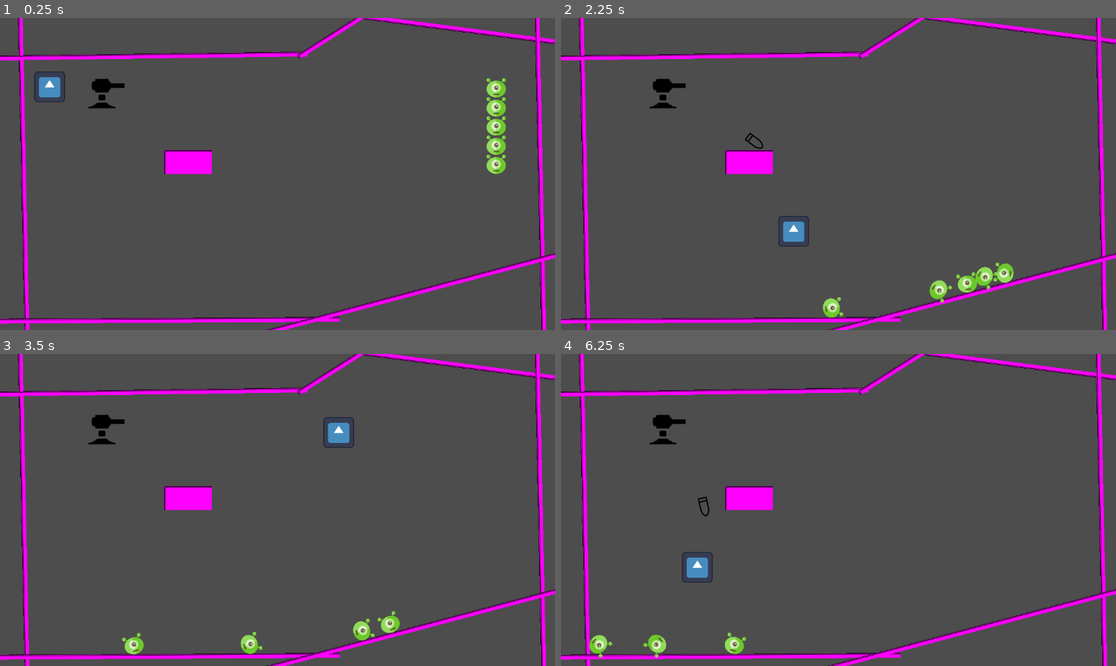
Above: before the commit, frames 1-4 (two rows, left to right).
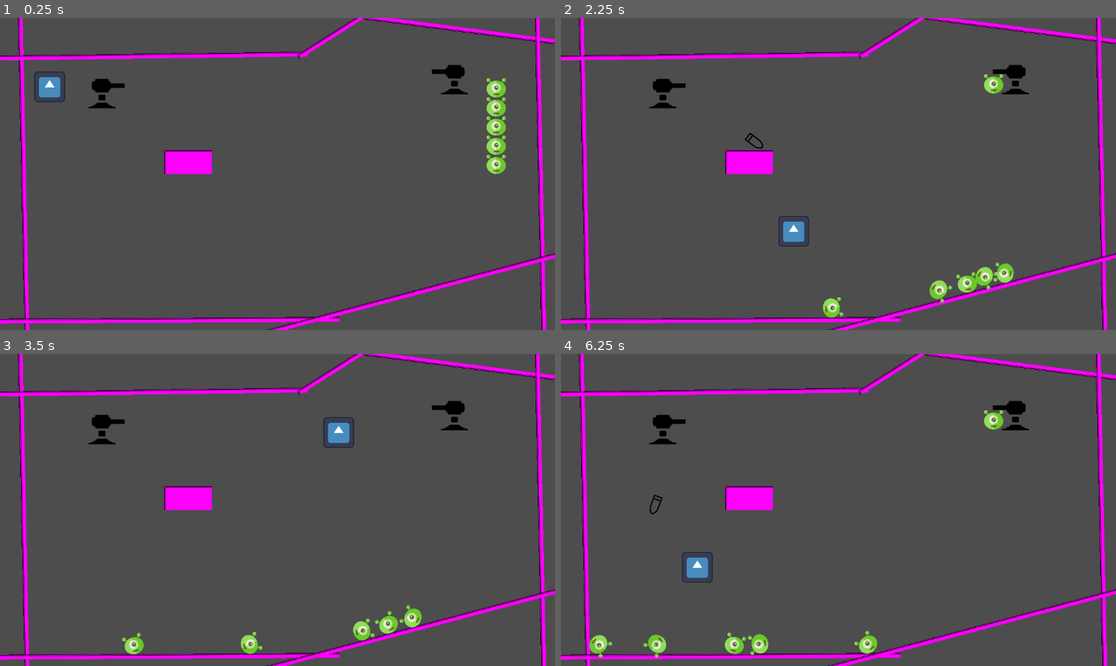
Above: after the commit, the same moments.

Repository: gasbank/godot-llm-yyt
Game: Godot game, scene res://game.tscn
The game is run twice, just before and just after one commit, with the same random seed, the same clock (stepped at 60 frames per second) and the same inputs. The engine's default icon, where the game draws it, is replaced by a stand-in: a white triangle on a blue panel in a dark square.
Inputs (mouse positions are in pixels of both pictures, inside the frame that each line leads up to):
- Up to frame 1 (0.25 s): no input
- Up to frame 2 (2.25 s): tap Enter at 0.5, 0.6, 2.1 s; move the mouse to (960, 158) at 0.52 s; hold D (move_right) 0.53-1.28 s; click (960, 158) at 0.67 s; move the mouse to (727, 189) at 1.27 s; hold S (move_down) 1.28-2.03 s; tap Keypad Enter at 1.35 s; move the mouse to (894, 105) at 2.02 s; hold D (move_right) from 2.03 s (still down)
- Up to frame 3 (3.5 s): move the mouse to (249, 572) at 2.77 s; release D (move_right) at 2.78 s; hold W (move_up) from 2.78 s (still down); tap Keypad Enter at 2.85 s; click (249, 572) at 2.92 s
- Up to frame 4 (6.25 s): move the mouse to (1005, 556) at 3.52 s; release W (move_up) at 3.53 s; hold A (move_left) 3.53-5.03 s; tap Enter at 3.6, 5.1 s; move the mouse to (672, 463) at 4.27 s; tap Keypad Enter at 4.35, 5.85 s; move the mouse to (866, 510) at 5.02 s; hold S (move_down) 5.03-5.78 s; click (866, 510) at 5.17 s; move the mouse to (755, 432) at 5.77 s; hold D (move_right) from 5.78 s (still down)

The runs differ from the first frame. In frame 1, 0.3% of the frame differs, in the area x 77-85%, y 14-25%; in frame 2, 0.4%; in frame 3, 0.6%; in frame 4, 0.9%, in the area x 15-85%, y 14-97%.

Commit message:
enemy가 발사되는 turret

Diff:
--- a/game.tscn
+++ b/game.tscn
@@ -136,3 +136,20 @@
 [node name="SpawnTimer" type="Timer" parent="Turret"]
 wait_time = 2.0
 autostart = true
+
+[node name="Turret2" type="Node2D" parent="."]
+position = Vector2(934, 168)
+scale = Vector2(-1, 1)
+script = ExtResource("8_vef74")
+bullet_prefab = ExtResource("6_ryrav")
+
+[node name="Sprite2D" type="Sprite2D" parent="Turret2"]
+texture = ExtResource("9_hve3p")
+offset = Vector2(0, -40)
+
+[node name="Muzzle" type="Marker2D" parent="Turret2"]
+position = Vector2(36, -56)
+
+[node name="SpawnTimer" type="Timer" parent="Turret2"]
+wait_time = 2.0
+autostart = true
--- a/turret.gd
+++ b/turret.gd
@@ -10,9 +10,10 @@
 func _on_spawn_timer_timeout() -> void:
 	var random_enemy = Utils.get_random_with_script(get_tree().current_scene, load("res://enemy.gd"))
 	if random_enemy:
-		var bullet := bullet_prefab.instantiate() as Bullet
+		var bullet := bullet_prefab.instantiate()
 		get_parent().add_child(bullet)
+		bullet.global_position = muzzle.global_position
 
-		#bullet.set_target($"../Player")
-		bullet.set_target(random_enemy)
-		bullet.global_position = muzzle.global_position
+		if bullet is Bullet:
+			#bullet.set_target($"../Player")
+			bullet.set_target(random_enemy)
